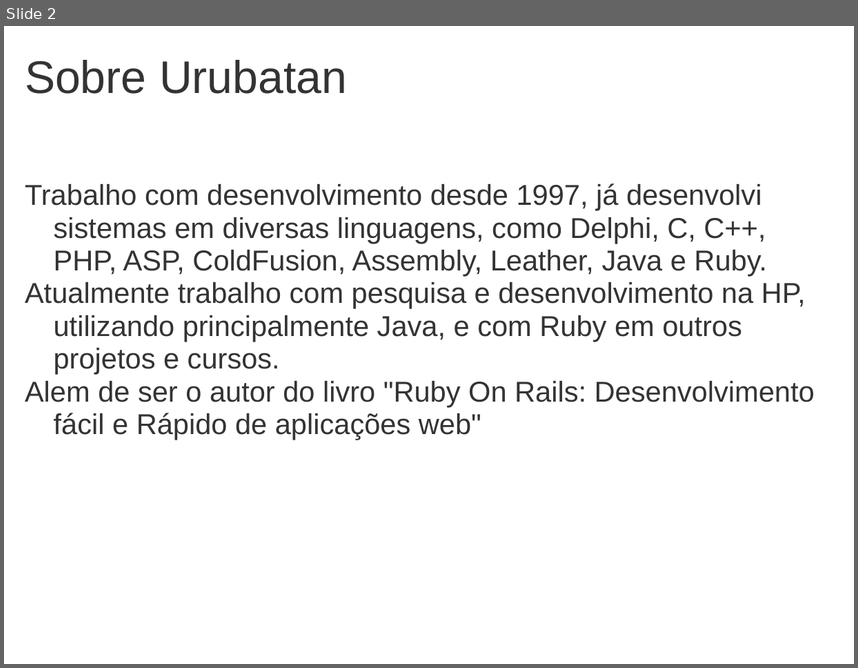
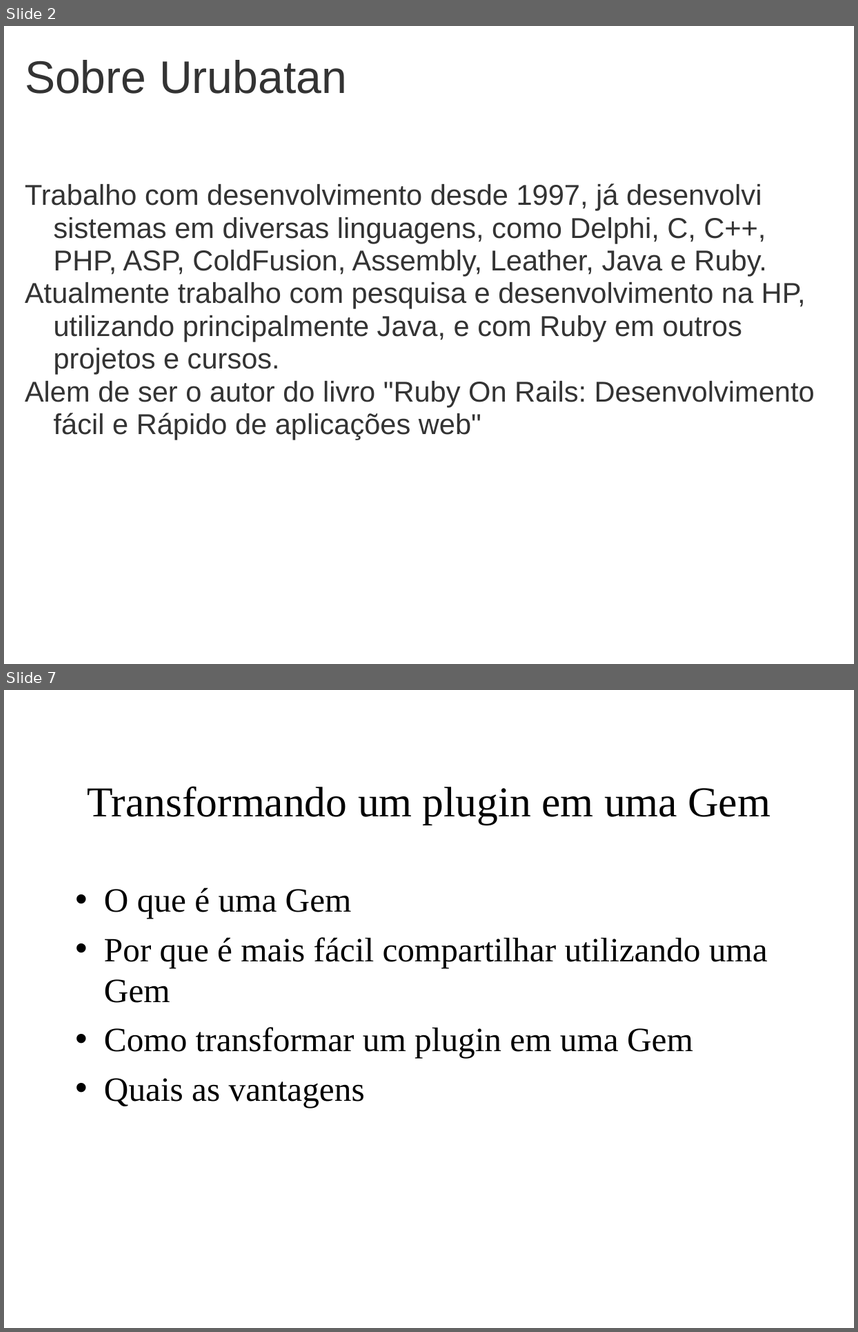
Before and after one commit to urubatan/rsonrails_reutilizacao, a slide deck: Reuso de Código com Rails.ppt. Shown one above the other, each under a label of ours: slide 2 before the commit, slides 2 and 7 after it; the slides between them are not shown. The pictures are 858x668 and 858x1332 pixels, drawn with LibreOffice and Linux fonts; fonts in the diff are those of the drawing; background and template pictures are left out. Boxes give left, top, right and bottom in pixels: in the first picture for what was removed or moved away, otherwise in the second. Text is boxed around its words. In the diff, an @@ line names an element or a change of style, - is before the commit and + after.

```diff
--- a/Reuso de Código com Rails.ppt
+++ b/Reuso de Código com Rails.ppt
@@ slide 7 added at <box>4,690,854,1328</box>, background picture (left out) @@
@@ title added at <box>87,786,771,825</box>, 40 pt, text #000000 @@
+Transformando um plugin em uma Gem
@@ text added at <box>104,887,768,1107</box>, 32 pt, text #000000 @@
+• O que é uma Gem
+• Por que é mais fácil compartilhar utilizando uma Gem
+• Como transformar um plugin em uma Gem
+• Quais as vantagens
```
Also in this commit, not shown: 2 slides changed, 4 other slides added, 6 other files.
